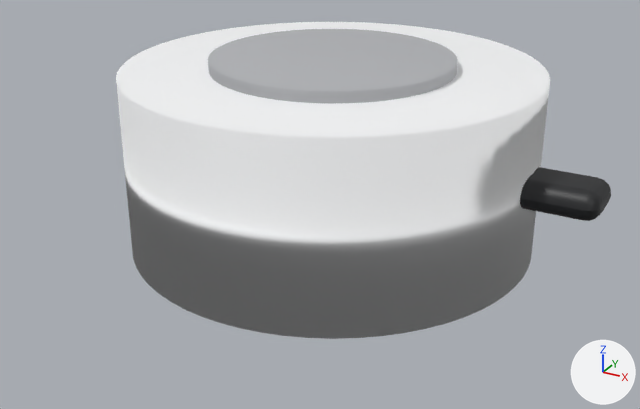
One commit to the glTF model apps/web/public/assets/models/p2s_video_so_ong_charging_reel_cable/p2s_video_so_ong_charging_reel_cable.glb: the scene before it, then after it.
Rendered twice from a 50 mm lens placed at (0.0621, -0.1168, 0.0631), pointed at (0.0043, -0.0117, 0.0106). Every picture has the same lights, and +X, +Y and +Z are marked at lower right. The first picture is the older version. Where no turn or scale is listed for an object, it has been applied to the vertices. Vertices at exactly the same position are counted once.

The first picture shows 'circular_reel_shell', 'dark_inner_spool', 'usb_c_tail'.
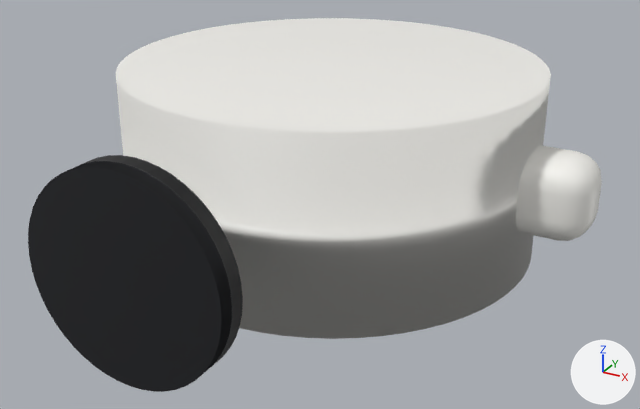
The newer file is also rescaled (x0.977) as a whole; pictures and numbers use the older file's frame.

Changed parts and their boxes [x1, y1, x2, y2] in the pictures (640 x 409 px):
'circular_reel_shell', rescaled: before [116, 22, 550, 339]; after [116, 18, 551, 339]
'repair_reel_center', added (black): after [28, 155, 243, 392]
'dark_inner_spool', deleted: before [208, 29, 458, 104]
'repair_reel_tail', added: after [516, 145, 602, 241]
'usb_c_tail', deleted (black): before [520, 167, 611, 221]

Diff of the bpy script that builds the scene:
```diff
--- a/apps/web/public/assets/models/p2s_video_so_ong_charging_reel_cable/p2s_video_so_ong_charging_reel_cable.glb.py
+++ b/apps/web/public/assets/models/p2s_video_so_ong_charging_reel_cable/p2s_video_so_ong_charging_reel_cable.glb.py
@@ mat_repair_soft_black @@
+mat_repair_soft_black = principled_material('repair_soft_black')
+mat_repair_soft_black.base_color = (0.01, 0.011, 0.014)  # black #191b1f
+mat_repair_soft_black.roughness = 0.52
@@ mat_repair_satin_white @@
+mat_repair_satin_white = principled_material('repair_satin_white')
+mat_repair_satin_white.base_color = (0.9, 0.89, 0.85)  # white #f3f2ed
+mat_repair_satin_white.roughness = 0.46
@@ me_cylinder_015 @@
 # used by ob_circular_reel_shell; location = (0.0, 0.0, 0.014)
-me_cylinder_015.from_pydata(...)  # 128 vertices, 252 faces; spans x -0.0322..0.0322, y -0.0322..0.0322, z -0.014..0.014
+me_cylinder_015.from_pydata(...)  # 128 vertices, 252 faces; spans x -0.0322..0.0322, y -0.0322..0.0322, z -0.014..0.0147
+# me_cylinder_015 part 1: the whole mesh is scaled about its middle by (1, 1, 1.02), then moved by (0.0, 0.0, 0.0003)
 me_cylinder_015.materials.append(mat_cool_white_plastic_006)
@@ me_cylinder_015_1 @@
+me_cylinder_015_1.from_pydata(...)  # a 48-sided cylinder along y spanning x -0.0138..0.0138, y -0.002..0.002, z -0.0138..0.0138
+me_cylinder_015_1.materials.append(mat_repair_soft_black)  # black #191b1f
@@ me_cube_060 @@
+me_cube_060.from_pydata(...)  # 152 vertices, 300 faces; spans x -0.0092..0.0092, y -0.0054..0.0054, z -0.006..0.006
+me_cube_060.materials.append(mat_repair_satin_white)  # white #f3f2ed
@@ ob_dark_inner_spool @@
-ob_dark_inner_spool = bpy.data.objects.new('dark_inner_spool', me_cylinder_016)
-ob_dark_inner_spool.location = (0.0, 0.0, 0.0146)
@@ ob_usb_c_tail @@
-ob_usb_c_tail = bpy.data.objects.new('usb_c_tail', me_cube_054)
-ob_usb_c_tail.location = (0.0345, 0.0, 0.0146)
@@ ob_repair_reel_center @@
+ob_repair_reel_center = bpy.data.objects.new('repair_reel_center', me_cylinder_015_1)
+ob_repair_reel_center.location = (0.0, -0.0486, 0.0149)
@@ ob_repair_reel_tail @@
+ob_repair_reel_tail = bpy.data.objects.new('repair_reel_tail', me_cube_060)
+ob_repair_reel_tail.location = (0.0322, 0.0, 0.0143)
```
